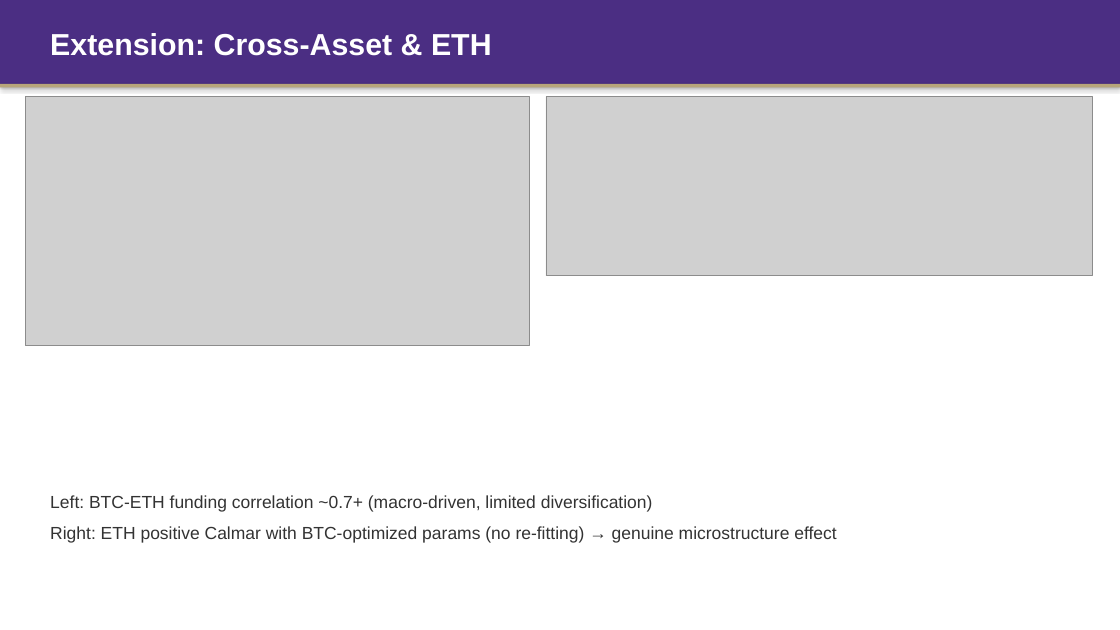
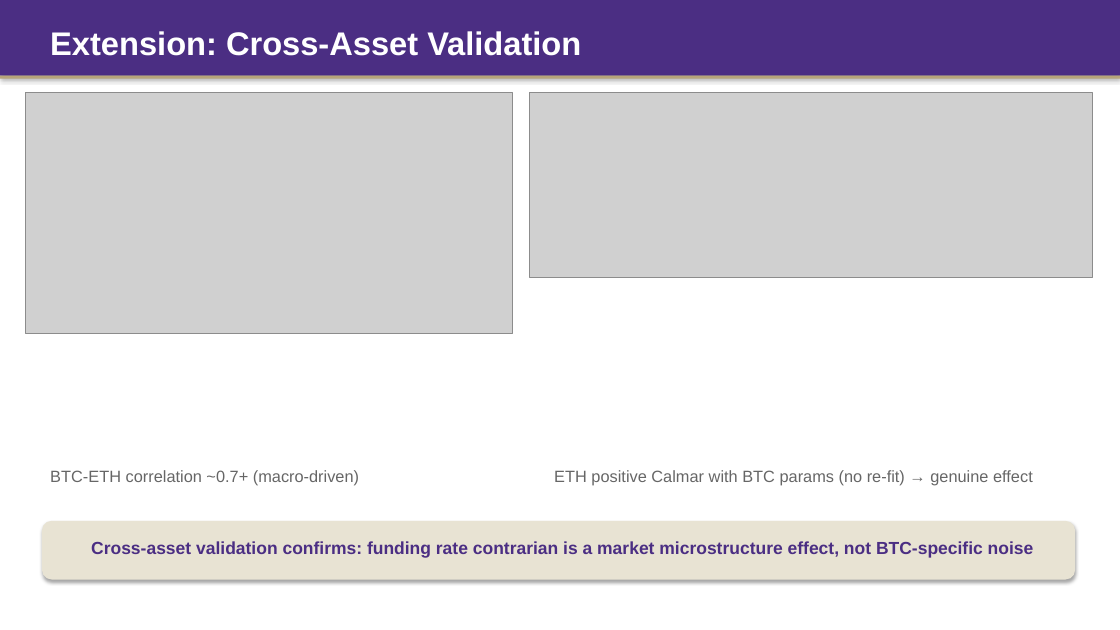
Before and after one commit to Tyche1107/Strategy-project, a slide deck: slide 13 of CFRM522_Presentation.pptx. Drawn at 1120x630 pixels with LibreOffice and Linux fonts; fonts in the diff are those of the drawing; grey boxes stand for pictures. Boxes give left, top, right and bottom in pixels: in the first picture for what was removed or moved away, otherwise in the second. Text is boxed around its words. In the diff, an @@ line names an element or a change of style, - is before the commit and + after.

```diff
--- a/CFRM522_Presentation.pptx
+++ b/CFRM522_Presentation.pptx
@@ rectangle resized from (x1=0, y1=0, x2=1120, y2=84) to (x1=0, y1=0, x2=1120, y2=76) @@
@@ text at (x1=50, y1=31, x2=581, y2=56): text changed; size 26 to 28 pt @@
-Extension: Cross-Asset & ETH
+Extension: Cross-Asset Validation
@@ rectangle moved from (x1=0, y1=84, x2=1120, y2=87) to (x1=0, y1=76, x2=1120, y2=79) @@
@@ picture resized from (x1=25, y1=97, x2=529, y2=346) to (x1=25, y1=92, x2=513, y2=334) @@
@@ picture resized from (x1=546, y1=97, x2=1092, y2=276) to (x1=529, y1=92, x2=1092, y2=277) @@
@@ text at (x1=50, y1=470, x2=359, y2=486): text changed; size 15 to 14 pt; text colour #333333 to #666666 @@
-Left: BTC-ETH funding correlation ~0.7+ (macro-driven, limited diversification)
-Right: ETH positive Calmar with BTC-optimized params (no re-fitting) → genuine microstructure effect
+BTC-ETH correlation ~0.7+ (macro-driven)
@@ text added at (x1=554, y1=470, x2=1033, y2=486), 14 pt, text #666666 @@
+ETH positive Calmar with BTC params (no re-fit) → genuine effect
@@ rounded rectangle added at (x1=42, y1=521, x2=1075, y2=580), fill #E8E3D3 @@
@@ text added at (x1=91, y1=541, x2=1034, y2=558), 15 pt, text #4B2E83, bold @@
+Cross-asset validation confirms: funding rate contrarian is a market microstructure effect, not BTC-specific noise
```
Also in this commit, not shown: 14 other slides changed, 3 other files.
